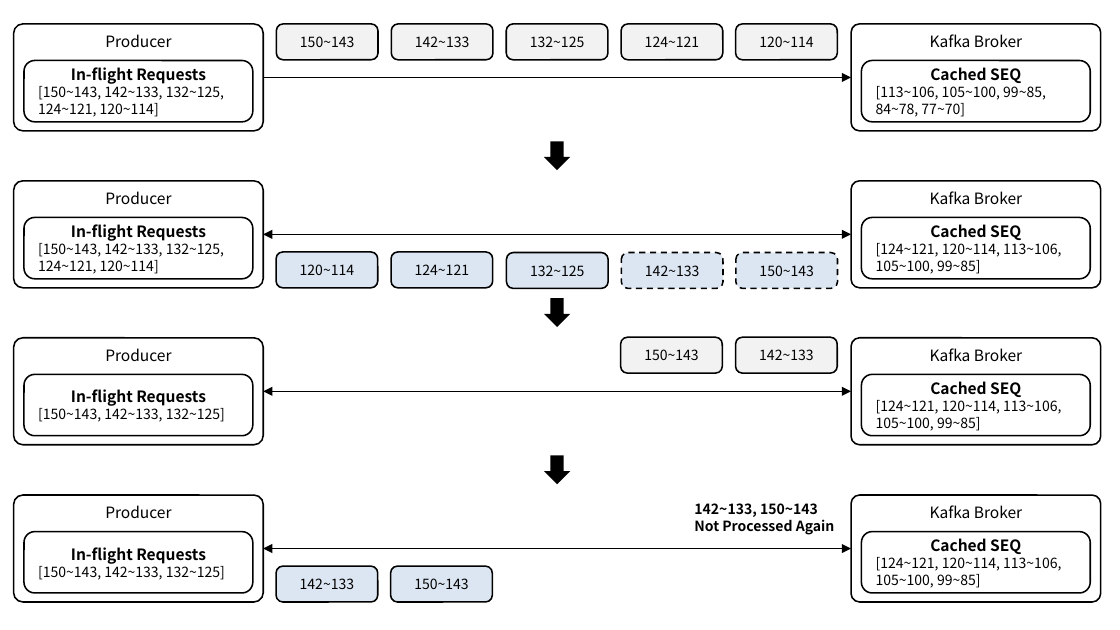
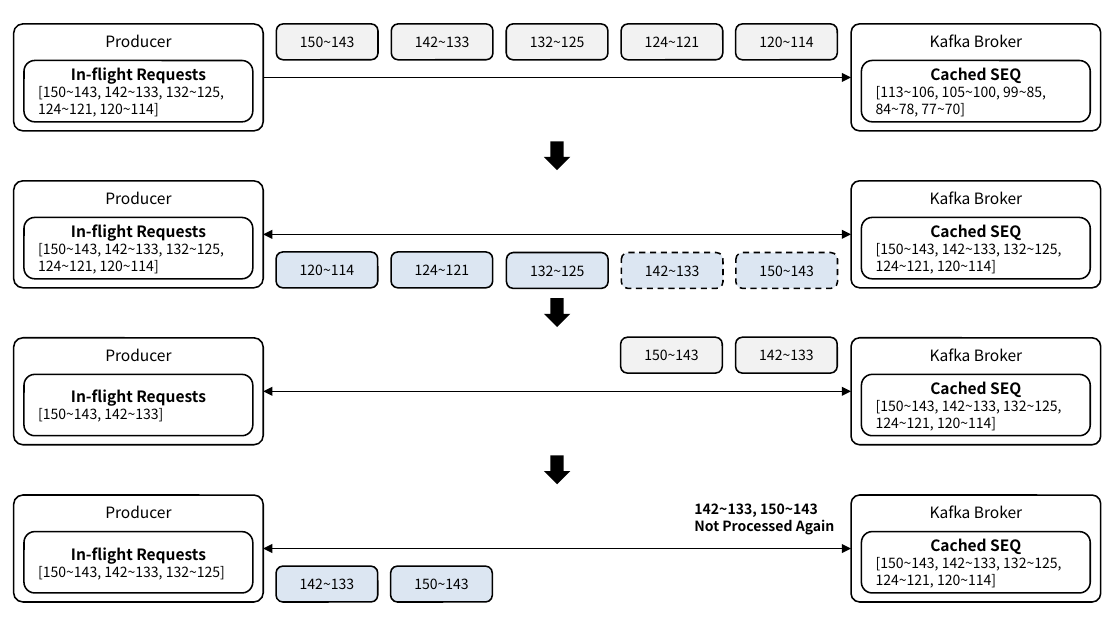
Before and after one commit to ssup2/blog-software, a slide deck: slide 13 of content/docs/theory-analysis/kafka-idempotence/images/images.pptx (slide 4 before the commit). Drawn at 1120x630 pixels with LibreOffice and Linux fonts; fonts in the diff are those of the drawing. Boxes give left, top, right and bottom in pixels: in the first picture for what was removed or moved away, otherwise in the second. Text is boxed around its words. In the diff, an @@ line names an element or a change of style, - is before the commit and + after.

Commit message:
update

```diff
--- a/content/docs/theory-analysis/kafka-idempotence/images/images.pptx
+++ b/content/docs/theory-analysis/kafka-idempotence/images/images.pptx
@@ text in rounded rectangle at (876,243,1061,274): text changed @@
-[124~121, 120~114, 113~106, 105~100, 99~85]
+[150~143, 142~133, 132~125,
+124~121, 120~114]
@@ text in rounded rectangle at (38,408,163,422): text changed @@
-[150~143, 142~133, 132~125]
+[150~143, 142~133]
@@ text in rounded rectangle at (876,400,1061,431): text changed @@
-[124~121, 120~114, 113~106, 105~100, 99~85]
+[150~143, 142~133, 132~125,
+124~121, 120~114]
@@ text in rounded rectangle at (876,557,1061,588): text changed @@
-[124~121, 120~114, 113~106, 105~100, 99~85]
+[150~143, 142~133, 132~125,
+124~121, 120~114]
```
Also in this commit, not shown: 2 other slides changed, 8 slides added.
